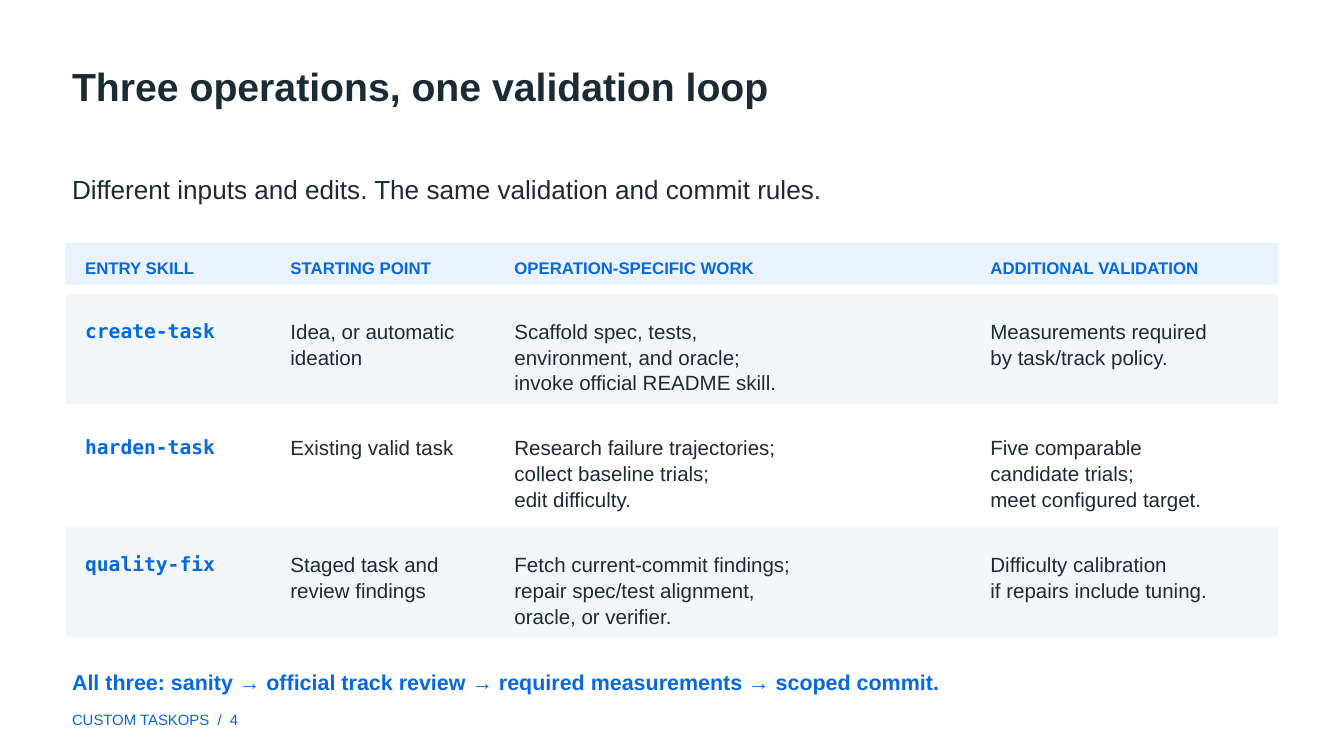
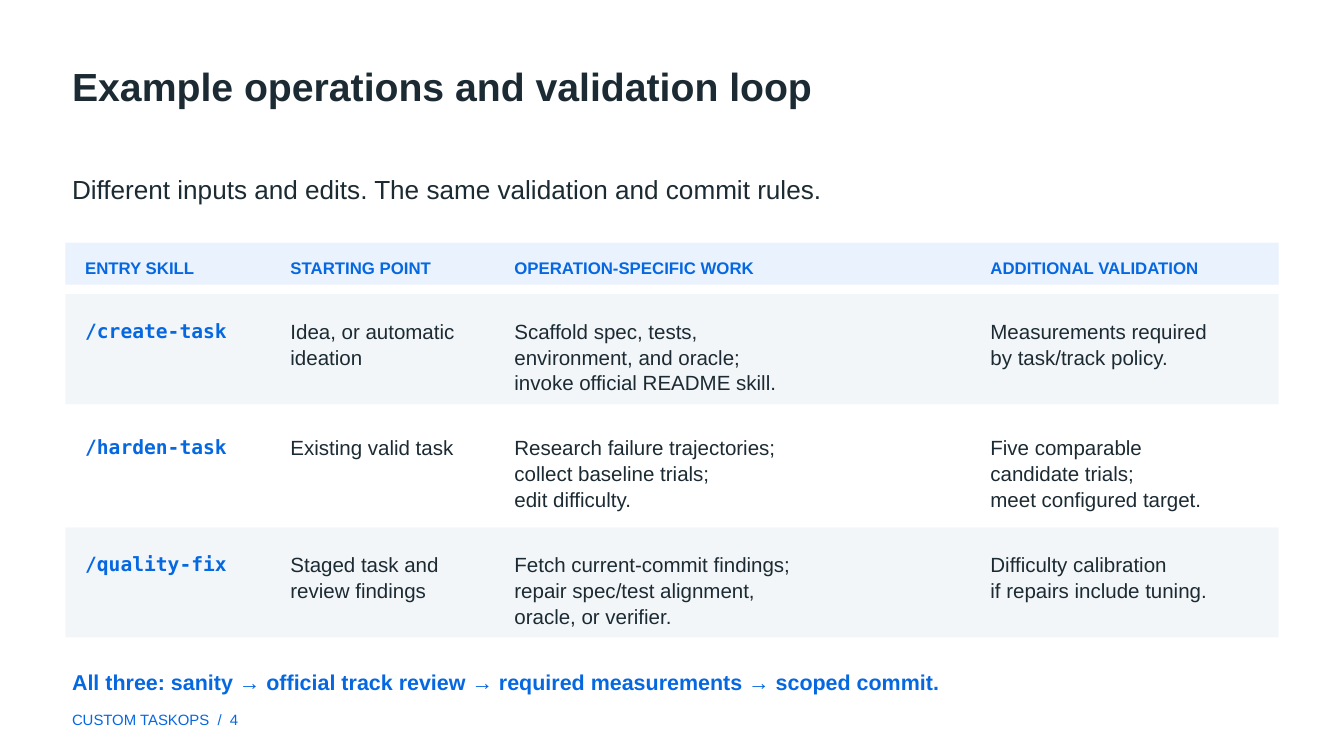
Before and after one commit to hrnmeta/custom-taskops, a slide deck: slide 4 of docs/presentation/custom-taskops.pptx. Drawn at 1344x756 pixels with LibreOffice and Linux fonts; fonts in the diff are those of the drawing. Boxes give left, top, right and bottom in pixels: in the first picture for what was removed or moved away, otherwise in the second. Text is boxed around its words. In the diff, an @@ line names an element or a change of style, - is before the commit and + after.

```diff
--- a/docs/presentation/custom-taskops.pptx
+++ b/docs/presentation/custom-taskops.pptx
@@ text at [72,72,812,109]: text changed @@
-Three operations, one validation loop
+Example operations and validation loop
@@ text at [85,323,227,340]: text changed @@
-create-task
+/create-task
@@ text at [85,439,227,456]: text changed @@
-harden-task
+/harden-task
@@ text at [85,555,227,575]: text changed @@
-quality-fix
+/quality-fix
```
Also in this commit, not shown: 2 other slides changed, 1 slide added, 1 slide removed, 20 other files.
